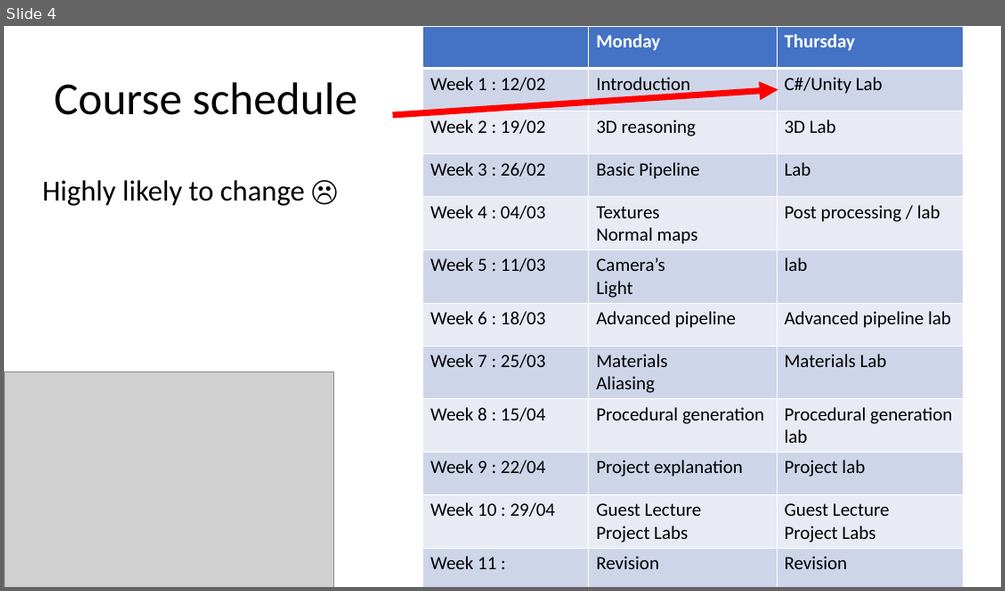
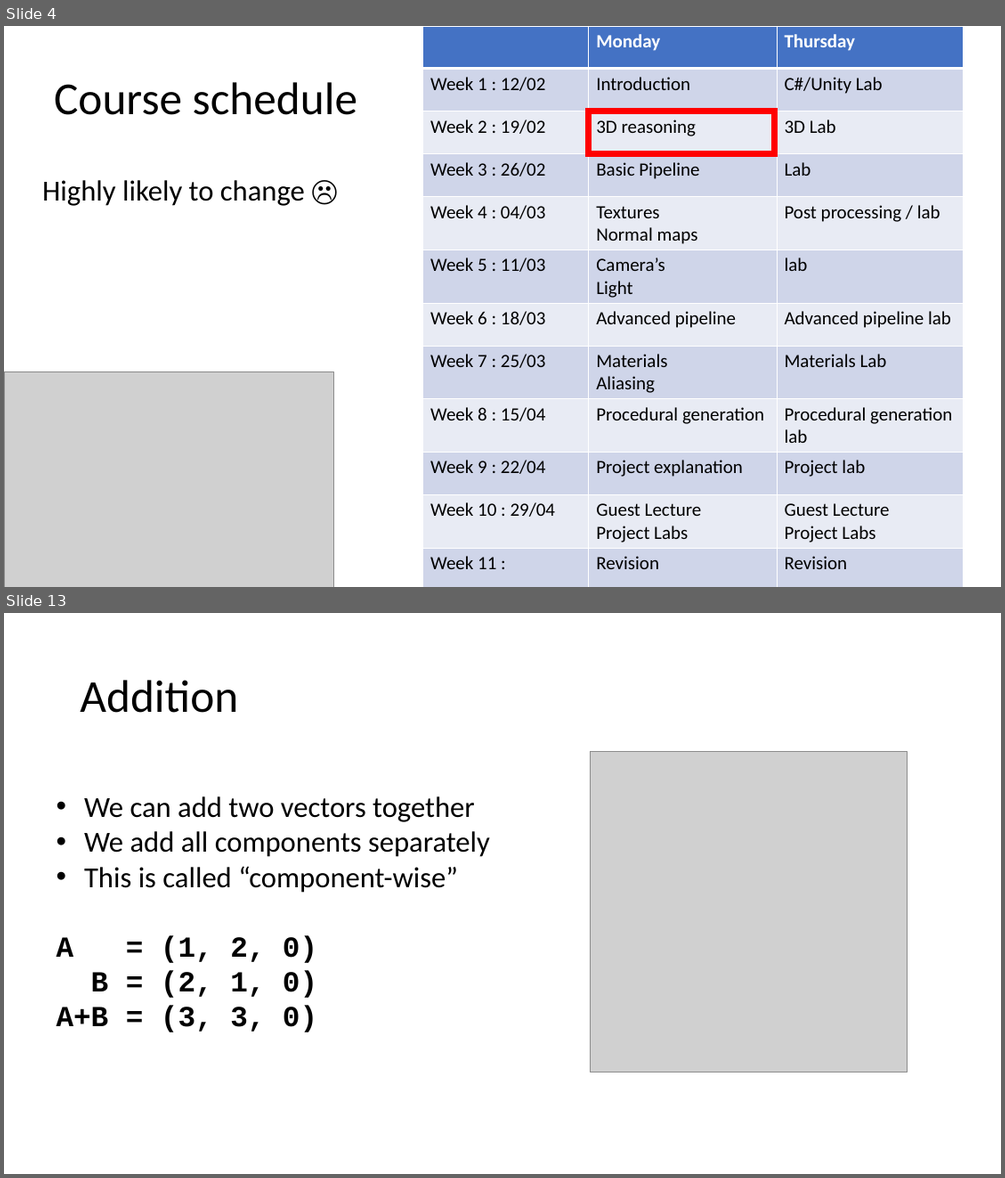
Before and after one commit to harveypekar/3dgraphics, a slide deck: course/3d_slides_w2a.pptx. Shown one above the other, each under a label of ours: slide 4 before the commit, slides 4 and 13 after it; the slides between them are not shown. The pictures are 1005x591 and 1005x1178 pixels, drawn with LibreOffice and Linux fonts; fonts in the diff are those of the drawing; grey boxes stand for pictures. Boxes give left, top, right and bottom in pixels: in the first picture for what was removed or moved away, otherwise in the second. Text is boxed around its words. In the diff, an @@ line names an element or a change of style, - is before the commit and + after.

```diff
--- a/course/3d_slides_w2a.pptx
+++ b/course/3d_slides_w2a.pptx
@@ slide 13 added at [4, 613, 1001, 1174], background #FFFFFF @@
@@ title added at [80, 680, 238, 713], 44 pt, text #000000 @@
+Addition
@@ picture added at [591, 751, 907, 1072] @@
@@ text added at [57, 796, 490, 1032], 28 pt, text #000000 @@
+• We can add two vectors together
+• We add all components separately
+• This is called “component-wise”
+A = (1, 2, 0)
+B = (2, 1, 0)
+A+B = (3, 3, 0)
@@ slide 4 changed as well @@
@@ arrow removed from (393, 115) to (778, 89) @@
@@ rectangle added at [589, 111, 775, 154], outline #FF0000 6 pt @@
```
Also in this commit, not shown: 1 other slide changed, 56 other slides added, 31 slides removed.
